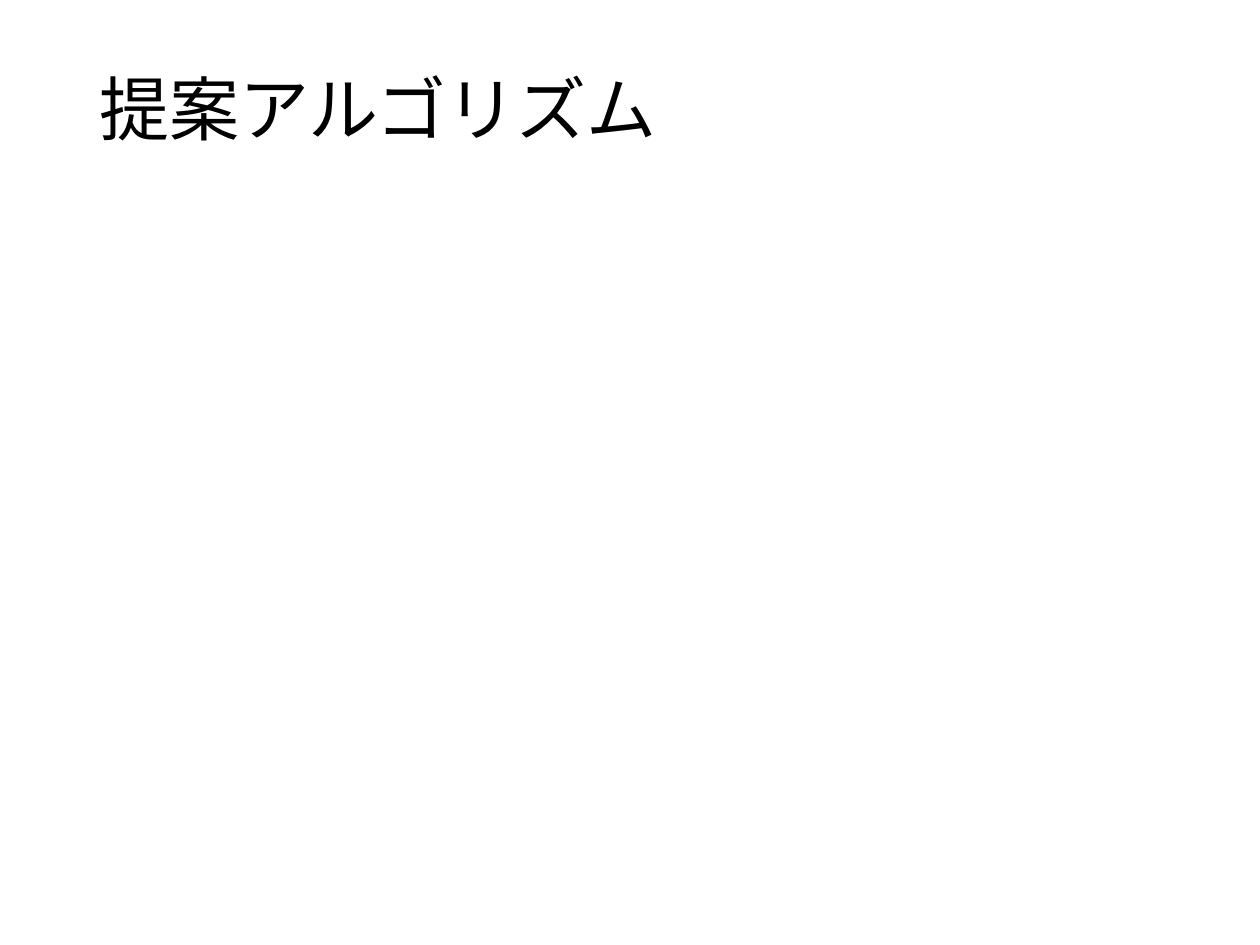
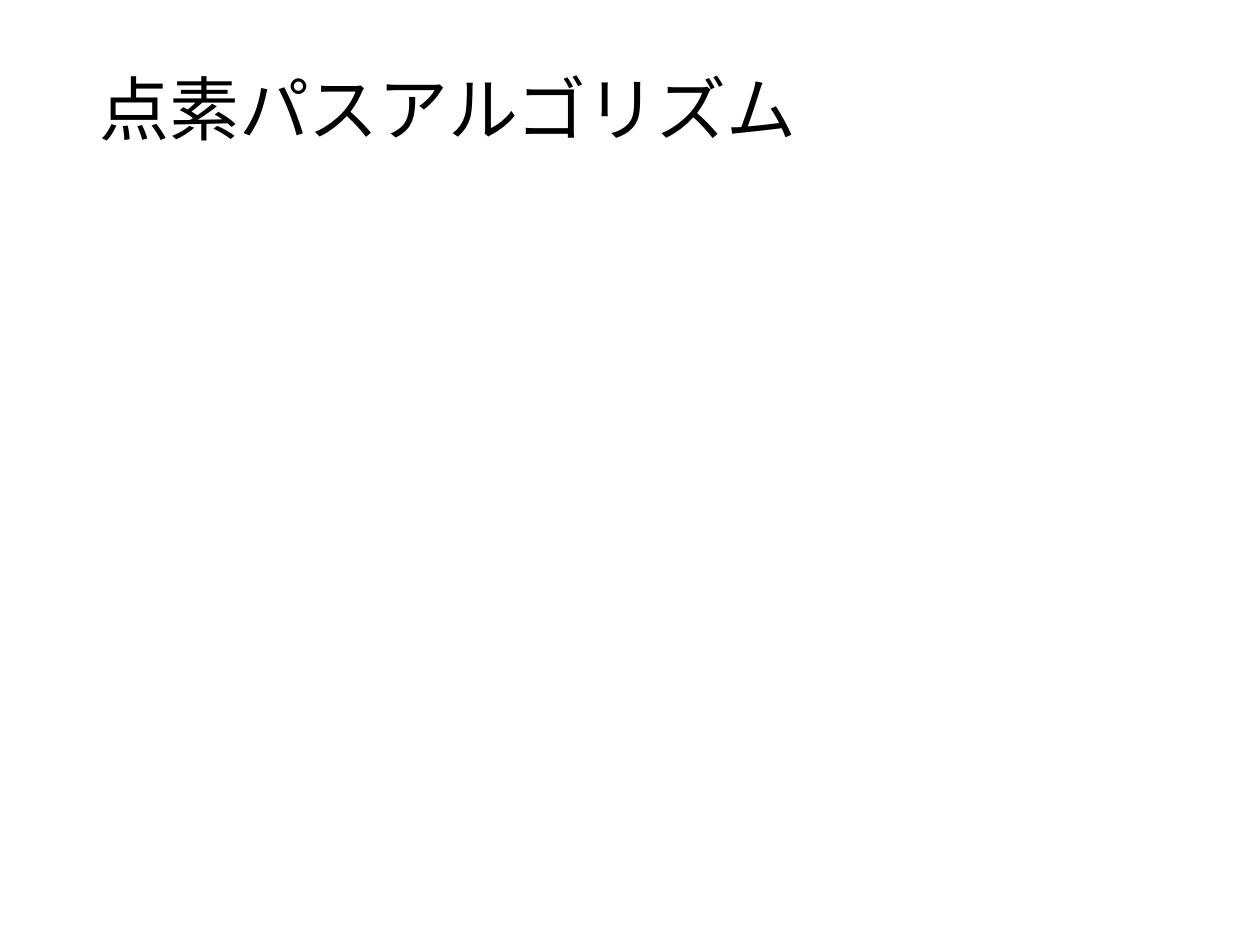
Before and after one commit to ssmr0410/share, a slide deck: slide 11 of slide/mizutani_pre.pptx. Drawn at 1260x945 pixels with LibreOffice and Linux fonts; fonts in the diff are those of the drawing; grey boxes stand for pictures. Boxes give left, top, right and bottom in pixels: in the first picture for what was removed or moved away, otherwise in the second. Text is boxed around its words. In the diff, an @@ line names an element or a change of style, - is before the commit and + after.

```diff
--- a/slide/mizutani_pre.pptx
+++ b/slide/mizutani_pre.pptx
@@ title at bbox=[99, 75, 796, 141]: text changed @@
-提案アルゴリズム
+点素パスアルゴリズム
```
Also in this commit, not shown: 1 other slide changed, 3 slides added, 1 slide removed.
